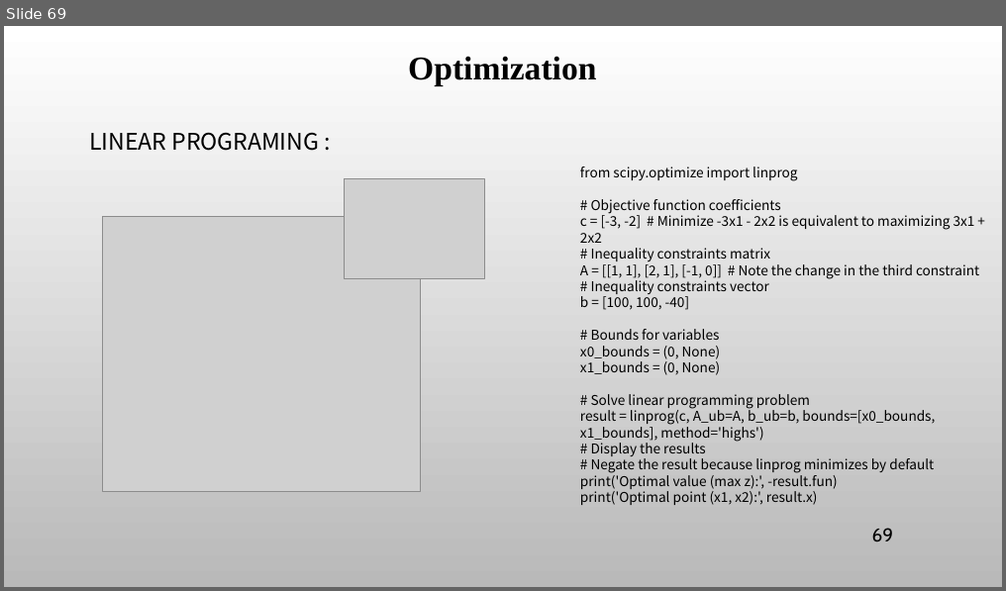
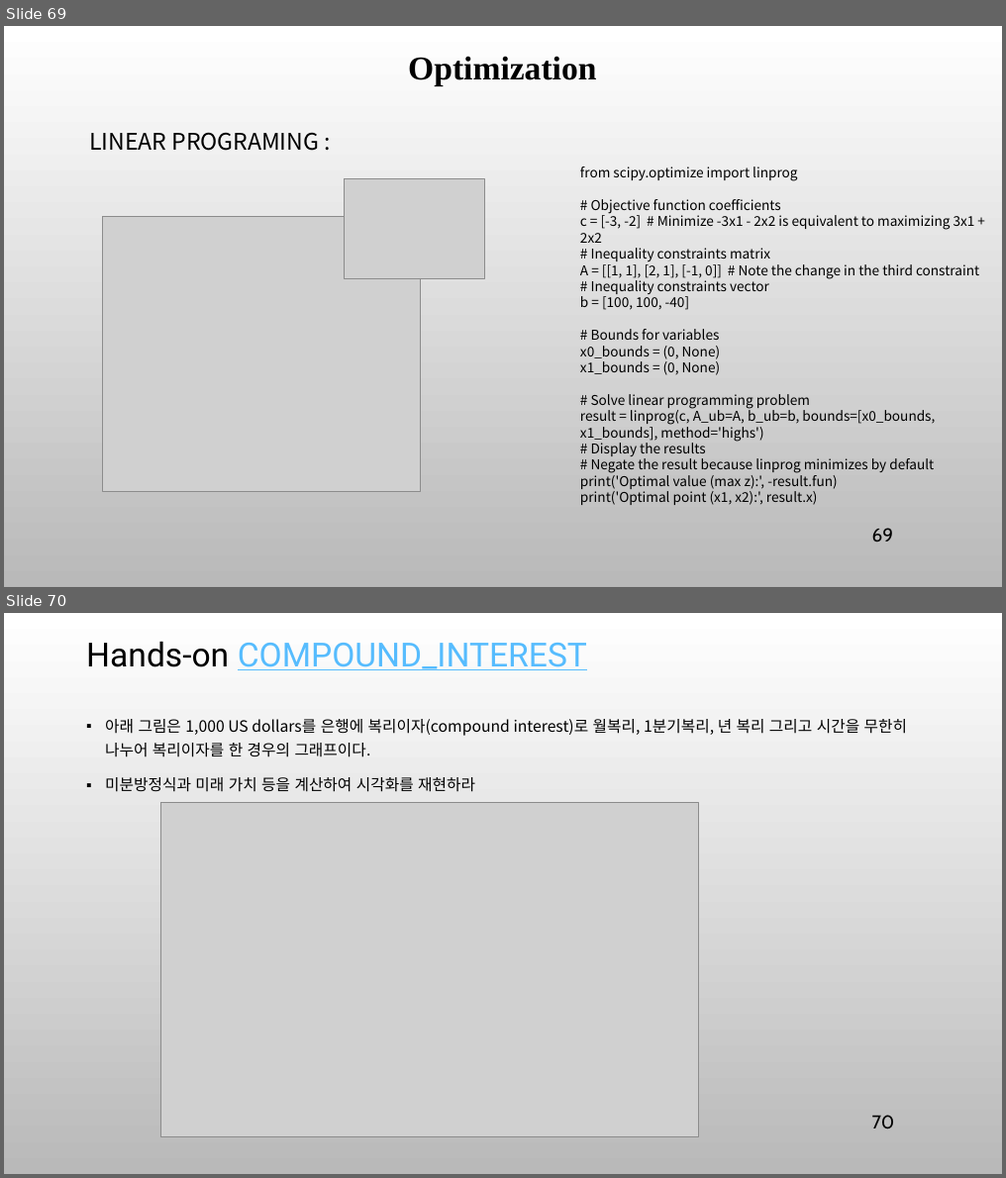
Before and after one commit to ancestor9/mathematics-for-machine-learning, a slide deck: 8_Applications of mathematics.pptx. Shown one above the other, each under a label of ours: slide 69 before the commit, slides 69 and 70 after it. The pictures are 1006x591 and 1006x1178 pixels, drawn with LibreOffice and Linux fonts; fonts in the diff are those of the drawing; grey boxes stand for pictures; background and template pictures are left out. Boxes give left, top, right and bottom in pixels: in the first picture for what was removed or moved away, otherwise in the second. Text is boxed around its words. In the diff, an @@ line names an element or a change of style, - is before the commit and + after.

```diff
--- a/8_Applications of mathematics.pptx
+++ b/8_Applications of mathematics.pptx
@@ slide 70 added at [4,613,1002,1174], background picture (left out) @@
@@ title added at [86,641,587,670], 32 pt, text #56BCFE, underline @@
+Hands-on COMPOUND_INTEREST
@@ text added at [105,719,907,792], 15 pt, text #000000 @@
+▪ 아래 그림은 1,000 US dollars를 은행에 복리이자(compound interest)로 월복리, 1분기복리, 년 복리 그리고 시간을 무한히 나누어 복리이자를 한 경우의 그래프이다.
+▪ 미분방정식과 미래 가치 등을 계산하여 시각화를 재현하라
@@ picture added at [160,802,698,1137] @@
@@ page number added at [872,1115,895,1130], 18 pt, text #000000 @@
+70
```
Also in this commit, not shown: 15 other slides added.
